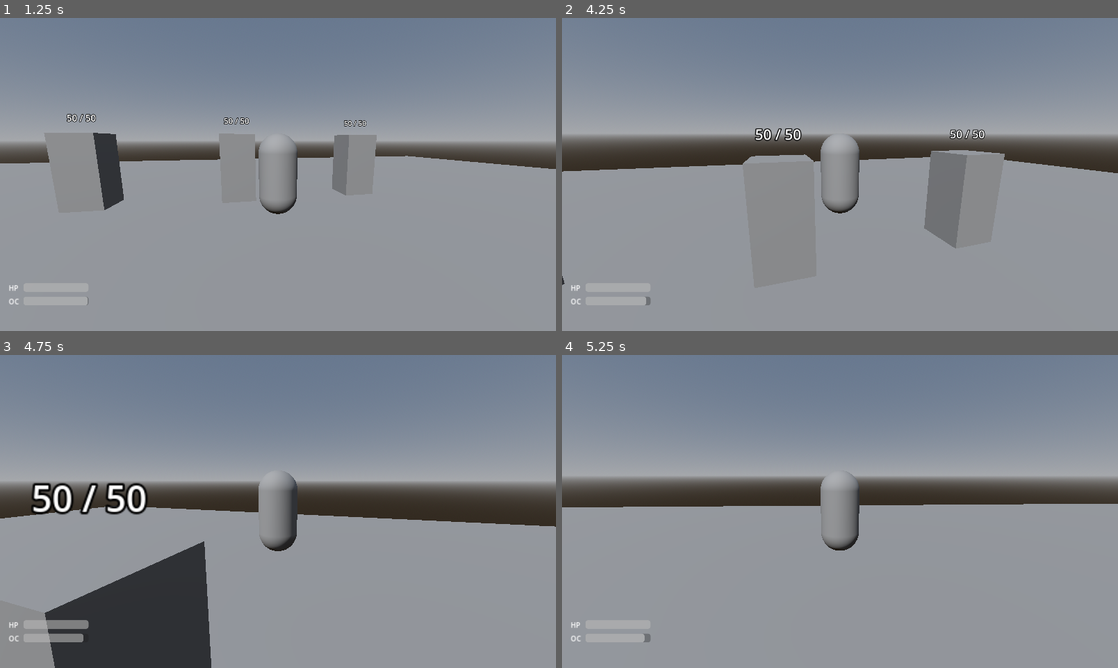
Above: before the commit, frames 1-4 (two rows, left to right).
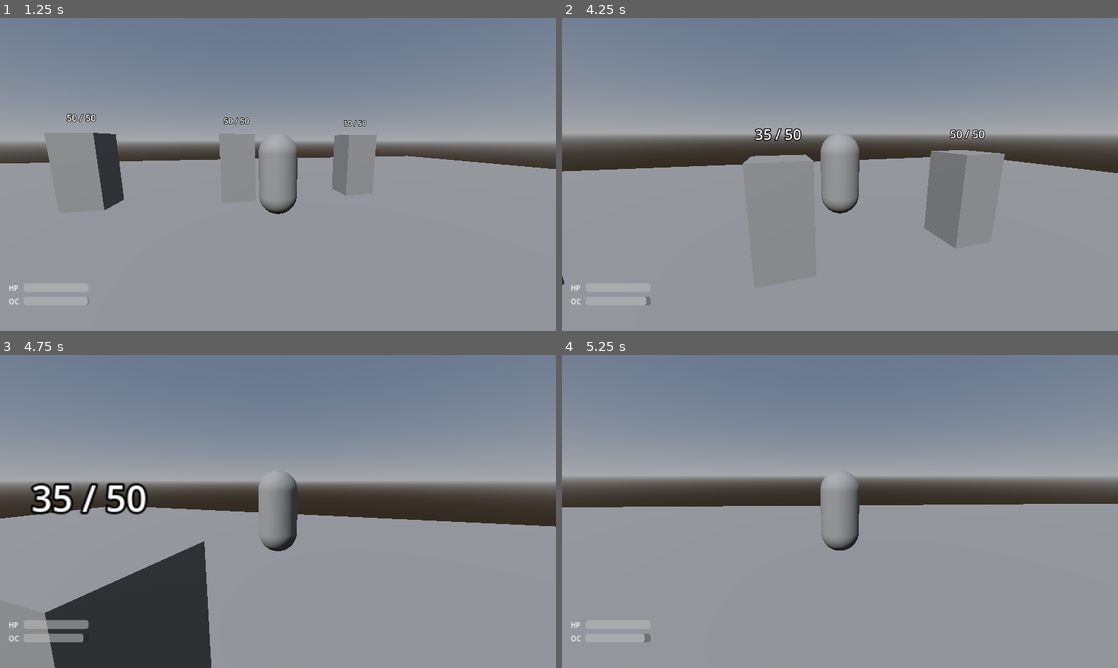
Above: after the commit, the same moments.

Repository: architectwuji-hash/sun-petal-kingdom
Game: Godot game, scene res://scenes/world/TestArena.tscn
Same seed, same stepped clock (60 frames per second), same inputs: the game is played once before the commit and once after it.
Inputs (mouse positions are in pixels of both pictures, inside the frame that each line leads up to):
- Up to frame 1 (1.25 s): tap Enter (ui_accept) at 0.5, 0.77 s; move the mouse to (305, 174) at 0.52 s; press the mouse at (305, 174) at 0.53 s; hold W (move_forward) from 0.53 s (still down)
- Up to frame 2 (4.25 s): keep holding W (move_forward); move the mouse to (812, 174) at 1.27 s; release the mouse at (812, 174) at 1.28 s; click (812, 174) at 1.35 s; tap Enter (ui_accept) at 1.52, 2.75, 3.02, 3.77 s; move the mouse to (851, 168) at 2.02 s; hold Shift (sprint) 2.03-2.78 s; click (851, 168) at 2.3 s; move the mouse to (834, 180) at 2.77 s; click (834, 180) at 2.85 s; move the mouse to (878, 177) at 3.52 s; press the mouse at (878, 177) at 3.53 s
- Up to frame 3 (4.75 s): keep holding W (move_forward); move the mouse to (233, 508) at 4.27 s; release the mouse at (233, 508) at 4.28 s; tap Shift (sprint) at 4.35 s; tap Enter (ui_accept) at 4.52 s; click (233, 508) at 4.55 s
- Up to frame 4 (5.25 s): keep holding W (move_forward); move the mouse to (845, 511) at 5.02 s; press the mouse at (845, 511) at 5.03 s

Frame 1 is identical in both runs. In frame 2, less than 0.1% of the frame differs, in the area x 34-38%, y 35-40%; in frame 3, 0.4%, in the area x 5-14%, y 40-52%; in frame 4, nothing differs.

Commit message:
fix(combat): raycast from AttackOrigin, extend range to 3.0, origin offset -1.2
- Fire ray from AttackOrigin.global_position facing player forward direction
- Fixes camera-behind-player origin bug that prevented hit detection
- AttackOrigin moved to (0, 1.0, -1.2) for correct close-range contact

Co-Authored-By: Claude Sonnet 4.6 <noreply@anthropic.com>
Claude-Session: https://claude.ai/code/session_01Xdz41Yjj7Zi8p9do1ybWv2

Diff:
--- a/scenes/player/Player.tscn
+++ b/scenes/player/Player.tscn
@@ -30,7 +30,7 @@
 current = true
 
 [node name="AttackOrigin" type="Node3D" parent="."]
-transform = Transform3D(1, 0, 0, 0, 1, 0, 0, 0, 1, 0, 1, -0.5)
+transform = Transform3D(1, 0, 0, 0, 1, 0, 0, 0, 1, 0, 1, -1.2)
 
 [node name="AttackController" type="Node" parent="."]
 script = ExtResource("2_attack")
--- a/scripts/player/attack_controller.gd
+++ b/scripts/player/attack_controller.gd
@@ -4,12 +4,13 @@
 signal attack_landed(damage: int, position: Vector3)
 
 @export var melee_damage: int = 15
-@export var melee_range: float = 2.0
+@export var melee_range: float = 3.0
 @export var melee_ocali_cost: int = 10
 @export var attack_cooldown: float = 0.4
 
 var _can_attack: bool = true
 var _player: Player
+var _attack_origin: Node3D
 
 @onready var _cooldown_timer: Timer = $CooldownTimer
 
@@ -22,32 +23,34 @@
 
 func init(player: Player) -> void:
 	_player = player
+	_attack_origin = player.get_node("AttackOrigin")
 
 
 func try_melee_attack(camera: Camera3D) -> void:
 	if not _can_attack:
 		return
 	if not _player.spend_ocali(melee_ocali_cost):
-		return  # not enough Ocali
-
+		return
 	_can_attack = false
 	_cooldown_timer.start()
-
 	var space_state := _player.get_world_3d().direct_space_state
-	var center := camera.get_viewport().get_visible_rect().size / 2
-	var origin := camera.project_ray_origin(center)
-	var direction := camera.project_ray_normal(center)
+	var origin := _attack_origin.global_position
+	var direction := -_player.global_transform.basis.z
 	var end := origin + direction * melee_range
-
 	var query := PhysicsRayQueryParameters3D.create(origin, end)
 	query.exclude = [_player.get_rid()]
+	query.collide_with_bodies = true
 	var result := space_state.intersect_ray(query)
-
 	if result:
+		var collider = result["collider"]
 		var hit_pos: Vector3 = result["position"]
 		emit_signal("attack_landed", melee_damage, hit_pos)
-		if result["collider"].has_method("take_damage"):
-			result["collider"].take_damage(melee_damage)
+		if collider.has_method("take_damage"):
+			collider.take_damage(melee_damage)
+		else:
+			print("Hit: ", collider.name, " — no take_damage method")
+	else:
+		print("Melee raycast hit nothing")
 
 
 func _on_cooldown_done() -> void:
